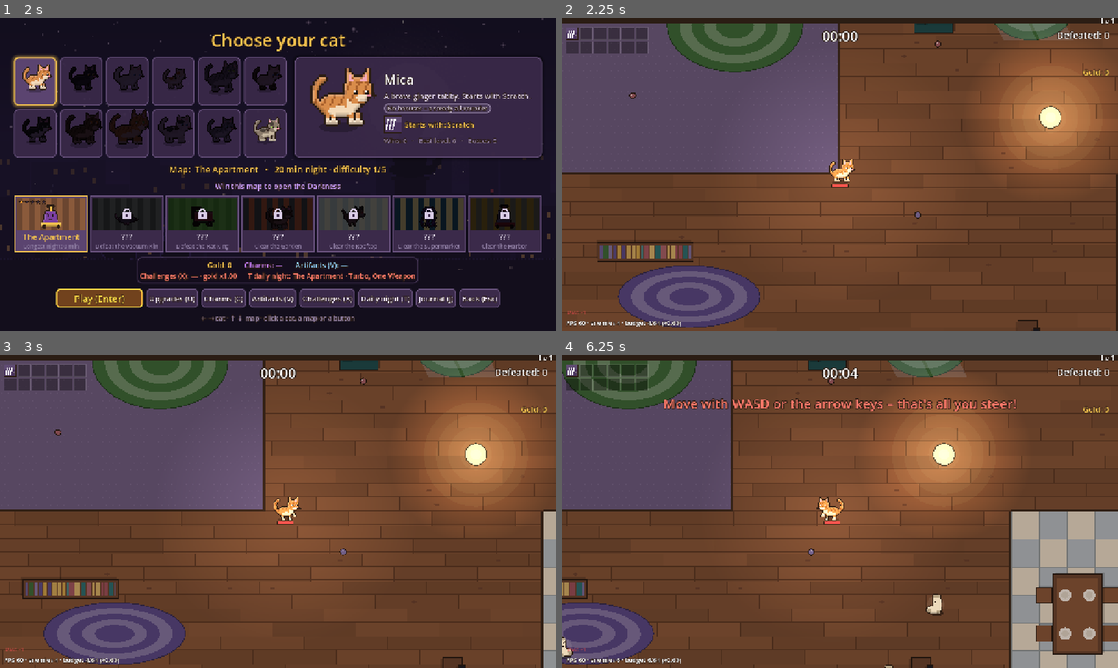
Above: before the commit, frames 1-4 (two rows, left to right).
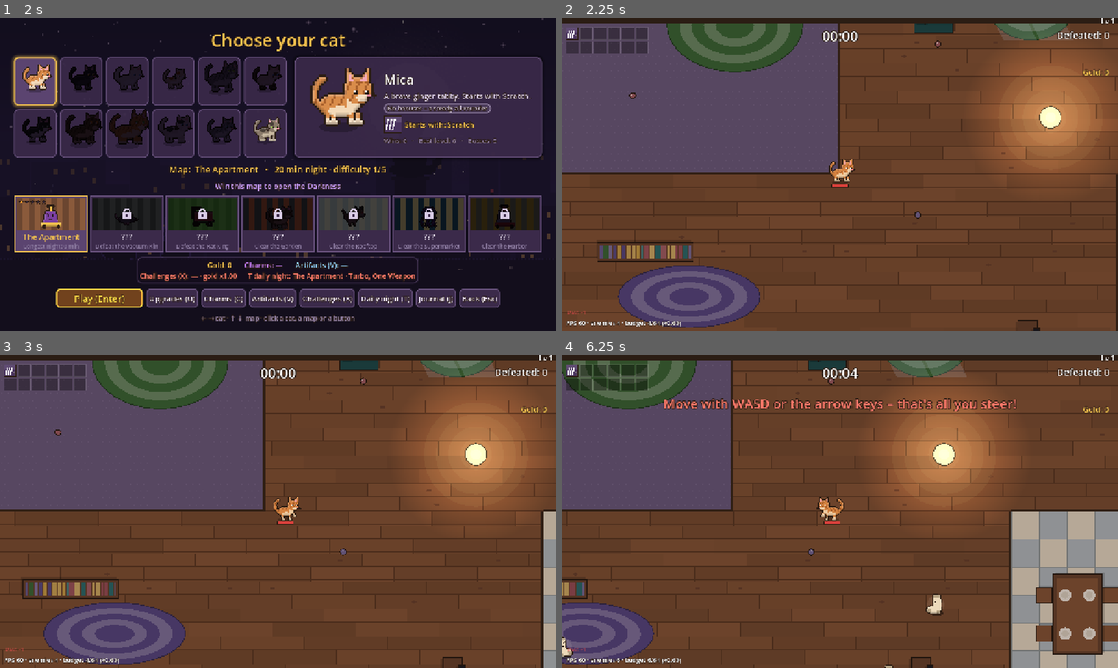
Above: after the commit, the same moments.

Repository: johnniccon01/cat-survivors
Game: Godot game, scene res://scenes/main_menu.tscn
The game is run twice, just before and just after one commit, with the same random seed, the same clock (stepped at 60 frames per second) and the same inputs.
Inputs (mouse positions are in pixels of both pictures, inside the frame that each line leads up to):
- Up to frame 1 (2 s): click "Play" at 0.5 s; click "Play" at 1.25 s
- Up to frame 2 (2.25 s): click "Play (Enter)" at 2 s
- Up to frame 3 (3 s): tap Enter (ui_accept) at 2.75 s; move the mouse to (400, 495) at 2.77 s; hold D (move_right) from 2.78 s (still down); hold V (artifacts) from 2.78 s (still down); click (400, 495) at 2.92 s
- Up to frame 4 (6.25 s): tap U (shop) at 3.02, 3.32, 6.02 s; release D (move_right) at 3.5 s; release V (artifacts) at 3.5 s; drag from (728, 527) to (812, 574) at 3.52 s; move the mouse to (895, 442) at 4.27 s; hold D (move_right) 4.28-5 s; hold C (charms) 4.28-5 s; drag from (812, 574) to (673, 464) at 5.02 s; move the mouse to (1006, 558) at 5.77 s; hold A (move_left) from 5.78 s (still down); hold E (endless) from 5.78 s (still down)

Frame 1 is identical in both runs. In frame 2, 2.8% of the frame differs, in the area x 42-59%, y 35-66%; in frame 3, 2.9%; in frame 4, 3.3%, in the area x 40-58%, y 36-66%.

Commit message:
Coins and pickup shadows batch, idle kibble, cat light only at night
Coins, the page glow and pickup shadows use Blit, so they no longer split
the kibble into separate draw calls. Kibble skips _process entirely, and
the cat's light (which splits draw batches) is off while it is bright.
--show-choice keeps story and shrine choices open for the bot.

Co-Authored-By: Claude Opus 5.5 <noreply@anthropic.com>

Diff:
--- a/scripts/main.gd
+++ b/scripts/main.gd
@@ -14,6 +14,7 @@
 ##   --start-minute=N   start the run at minute N
 ##   --all-weapons      start with every base weapon
 ##   --show-levelup     the bot leaves the level-up screen open
+##   --show-choice      the bot leaves story and shrine choices open
 ##   --test-evolution   maxes the starting weapon + its partner passive, opens a chest, prints, quits
 ##   --quest=ID         starts quest ID next to the cat (LUNA, TIGER, RED_DOT...)
 ##   --cat=ID           play as cat ID (see data/cats.json)
@@ -658,7 +659,7 @@
 	get_tree().paused = true
 	var kind: String = _modals.pop_front()
 	if kind == "choice":
-		if _bot:
+		if _bot and not "--show-choice" in _args:
 			var callback: Callable = _choice["callback"]
 			callback.call(int(_arg("--choice=", "0")))
 			_next_modal.call_deferred()
--- a/scripts/pickups/pickup.gd
+++ b/scripts/pickups/pickup.gd
@@ -19,6 +19,12 @@
 
 func _init() -> void:
 	z_index = -1
+
+
+func _ready() -> void:
+	# Kibble lies still; only the special pickups bob (saves hundreds of
+	# _process calls a frame on a full floor).
+	set_process(kind != Kind.XP)
 
 
 ## Re-tint after merged XP made the kibble more valuable.
@@ -57,7 +63,7 @@
 func _draw_page() -> void:
 	_shadow_and_lift()
 	for i in 3:
-		draw_circle(Vector2(0, -2), 10.0 + i * 5.0, Color(1.0, 0.95, 0.7, 0.07))
+		Blit.disc(self, Vector2(0, -2), 10.0 + i * 5.0, Color(1.0, 0.95, 0.7, 0.07))
 	var page := PackedVector2Array([Vector2(-5, -8), Vector2(5, -7), Vector2(6, 5), Vector2(1, 4), Vector2(-4, 6)])
 	draw_colored_polygon(page, Color("efe2c0"))
 	draw_polyline(Shapes.closed(page), OUTLINE, 1.0)
@@ -80,10 +86,10 @@
 
 func _draw_coin() -> void:
 	var r := 3.5 if value < 10.0 else 5.0
-	draw_circle(Vector2.ZERO, r + 1.0, OUTLINE)
-	draw_circle(Vector2.ZERO, r, Color("f2c14e"))
-	draw_circle(Vector2.ZERO, r * 0.55, Color("d9a23a"))
-	draw_rect(Rect2(-r * 0.5, -r * 0.6, 1, 1), Color(1, 1, 1, 0.9))
+	Blit.disc(self, Vector2.ZERO, r + 1.0, OUTLINE)
+	Blit.disc(self, Vector2.ZERO, r, Color("f2c14e"))
+	Blit.disc(self, Vector2.ZERO, r * 0.55, Color("d9a23a"))
+	Blit.rect(self, Rect2(-r * 0.5, -r * 0.6, 1, 1), Color(1, 1, 1, 0.9))
 
 
 func _draw_kibble() -> void:
@@ -106,7 +112,7 @@
 
 
 func _shadow_and_lift() -> void:
-	draw_colored_polygon(Shapes.ellipse(Vector2(0, 6), 5, 1.5), Color(0, 0, 0, 0.25))
+	Blit.ellipse(self, Vector2(0, 6), 5, 1.5, Color(0, 0, 0, 0.25))
 	draw_set_transform(Vector2(0, sin(_bob) * 1.5))
 
 
@@ -144,7 +150,7 @@
 
 
 func _draw_chest() -> void:
-	draw_colored_polygon(Shapes.ellipse(Vector2(0, 7), 9, 2), Color(0, 0, 0, 0.3))
+	Blit.ellipse(self, Vector2(0, 7), 9, 2, Color(0, 0, 0, 0.3))
 	draw_set_transform(Vector2(0, sin(_bob) * 1.0))
 	draw_rect(Rect2(-8, -4, 16, 10), Color("8a5a2b"))
 	draw_rect(Rect2(-8, -8, 16, 5), Color("a8703a"))
--- a/scripts/world/night.gd
+++ b/scripts/world/night.gd
@@ -108,4 +108,7 @@
 	color = tint
 	if _cat_light != null:
 		_cat_light.energy = 1.4 if dark > 0 else 0.35
+		# In daylight the glow shows little; switched off it also lets Godot
+		# draw more of the crowd in one go (a light splits batches).
+		_cat_light.visible = dark > 0 or tint.get_luminance() < 0.8
 		_cat_light.texture_scale = 3.2 if dark > 0 else 2.4
